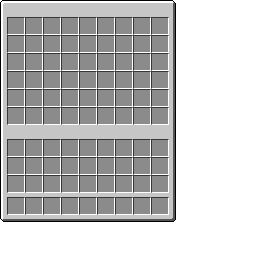
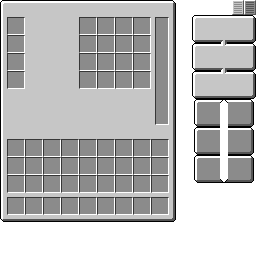
Comparing the layer stacks of the two (256, 256) images. Changes:
added layer "Stock" above "Slider" over [7, 17, 154, 125]
added layer "Slider" above "Tabs" over [151, 0, 256, 125]
added layer "Tabs" above "generic_54.png" over [192, 15, 256, 183]
